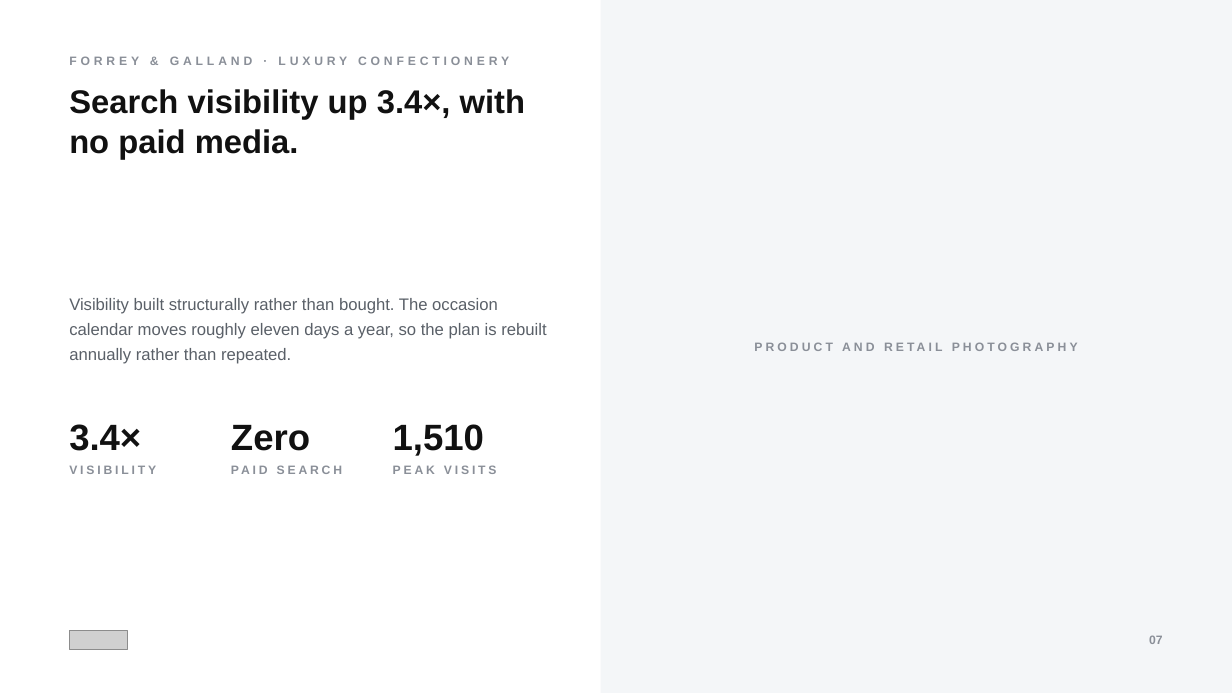
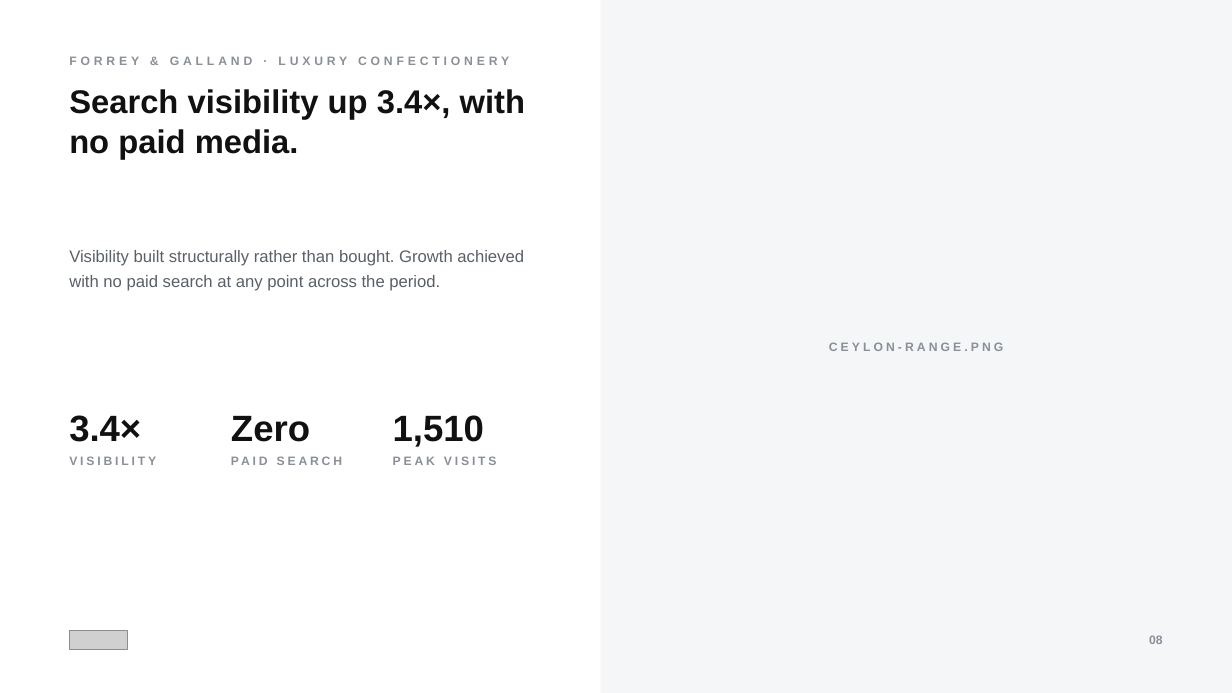
Before and after one commit to tanvichitnis1/NEW-, a slide deck: slide 8 of deck-pptx/EOV-Credentials-2026.pptx (slide 7 before the commit). Drawn at 1232x693 pixels with LibreOffice and Linux fonts; fonts in the diff are those of the drawing; grey boxes stand for pictures. Boxes give left, top, right and bottom in pixels: in the first picture for what was removed or moved away, otherwise in the second. Text is boxed around its words. In the diff, an @@ line names an element or a change of style, - is before the commit and + after.

```diff
--- a/deck-pptx/EOV-Credentials-2026.pptx
+++ b/deck-pptx/EOV-Credentials-2026.pptx
@@ text at (x1=69, y1=250, x2=524, y2=291): text changed @@
-Visibility built structurally rather than bought. The occasion calendar moves roughly eleven days a year, so the plan is rebuilt annually rather than repeated.
+Visibility built structurally rather than bought. Growth achieved with no paid search at any point across the period.
@@ text at (x1=829, y1=342, x2=1004, y2=351): text changed @@
-PRODUCT AND RETAIL PHOTOGRAPHY
+CEYLON-RANGE.PNG
@@ 6 texts moved together from (x1=69, y1=424, x2=497, y2=501) to (x1=69, y1=415, x2=497, y2=492) @@
@@ text at (x1=1149, y1=636, x2=1163, y2=644): text changed @@
-07
+08
```
Also in this commit, not shown: 18 other slides changed, 4 slides added, 7 other files.
